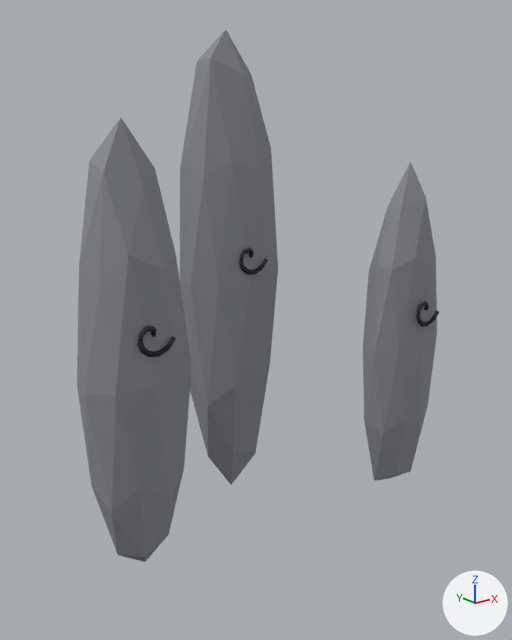
Renders of the glTF model art/models/standing_stones.glb from each side of a commit.
Both versions are drawn from a camera (50 mm lens) standing at (-2.0, -2.31, 1.91) and looking at (-0.05, 0.13, 0.94). Every picture has the same lights, and +X, +Y and +Z are marked at lower right. The first picture is the older version. Vertices at exactly the same position are counted once.

Before the edit, the objects in view are built like this:
```python
me_standing_stones = bpy.data.meshes.new('standing_stones')
me_standing_stones.from_pydata(...)  # 282 vertices, 540 faces; spans x -0.95..0.94, y -0.26..0.57, z -0.07..2.2
# faces by material slot: [240, 300]
me_standing_stones.materials.append(mat_pal_pewter)  # grey #8a8a96
me_standing_stones.materials.append(mat_pal_stone_deep)  # black #22222a
ob_standing_stones = bpy.data.objects.new('standing_stones', me_standing_stones)
ob_standing_stones.location = (0.0, 0.0, 0.0)
```
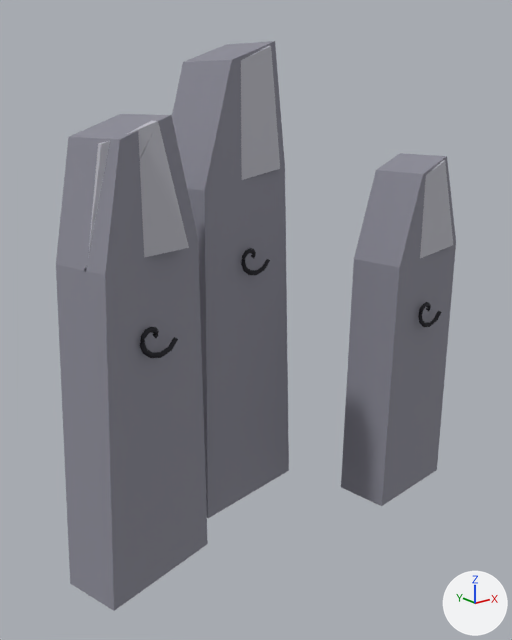
What the commit changed:
Material 'pal_silver' (mat_pal_silver) is new.
Its base color is (0.509, 0.509, 0.565) (light grey #bdbdc6).
Its roughness is 0.85.
me_standing_stones is used by ob_standing_stones; location (0.0, 0.0, 0.0).
me_standing_stones had 282 vertices, 540 faces and spanned x -0.95..0.94, y -0.26..0.57, z -0.07..2.2.
me_standing_stones now has 222 vertices, 408 faces and spans x -1.03..0.97, y -0.27..0.6, z -0.05..2.15.
me_standing_stones part 1: the loose piece of 52 vertices spanning x -0.77..-0.59, y -0.07..-0.04, z 0.95..1.09 is moved by (0.0, -0.02, 0.0).
me_standing_stones part 2: the loose piece of 52 vertices spanning x -0.07..0.11, y 0.22..0.24, z 1.12..1.25 is moved by (0.0, -0.02, 0.0).
me_standing_stones part 3: the loose piece of 52 vertices spanning x 0.63..0.81, y -0.26..-0.24, z 0.84..0.98 is moved by (0.0, -0.01, 0.0).
me_standing_stones part 4: the loose piece of 42 vertices spanning x -0.95..-0.46, y -0.06..0.25, z -0.06..1.84 is rebuilt with 12 vertices and now spans x -1.03..-0.41, y -0.1..0.3, z -0.05..1.85.
me_standing_stones part 5: the loose piece of 42 vertices spanning x -0.25..0.27, y 0.23..0.57, z -0.07..2.2 is rebuilt with 12 vertices and now spans x -0.34..0.32, y 0.2..0.6, z -0.05..2.15.
me_standing_stones part 6: the loose piece of 42 vertices spanning x 0.47..0.94, y -0.24..0.04, z -0.05..1.62 is rebuilt with 12 vertices and now spans x 0.42..0.97, y -0.26..0.06, z -0.05..1.65.
Part 7, on me_standing_stones:
15 vertices are added at x -0.93..0.18, y -0.09..0.57, z 1.31..2.13.
5 new vertices lie (0.02, -0.31, 0.0) away from vertices in x -0.25..0.18, y 0.54..0.57, z 1.53..2.13.
32 new faces join them, mat_pal_silver (light grey #bdbdc6).
Part 8, on me_standing_stones:
10 vertices are added at x 0.51..0.91, y -0.24..0.04, z 1.17..1.63.
16 new faces join them, mat_pal_silver (light grey #bdbdc6).
me_standing_stones gains material mat_pal_silver (light grey #bdbdc6).

Changed parts and their boxes [x1, y1, x2, y2] in the pictures (512 x 640 px; the box of a moved part takes in the faces that stretch with it):
'standing_stones', reshaped (10% wider, 7% taller)
    before: [77, 29, 439, 562]
    after: [56, 41, 456, 611]
part 1 of me_standing_stones, moved or reshaped
    before: [137, 326, 176, 357]
    after: [139, 327, 178, 358]
part 2 of me_standing_stones, moved or reshaped
    before: [239, 248, 268, 275]
    after: [241, 248, 270, 275]
part 3 of me_standing_stones, moved or reshaped
    before: [416, 301, 439, 327]
    after: [418, 302, 442, 327]
part 4 of me_standing_stones, rebuilt (32% wider, 12% taller)
    before: [77, 118, 192, 562]
    after: [56, 114, 208, 611]
part 5 of me_standing_stones, rebuilt
    before: [180, 29, 278, 485]
    after: [172, 41, 289, 518]
part 6 of me_standing_stones, rebuilt (55% wider, 11% taller)
    before: [363, 162, 437, 481]
    after: [341, 153, 456, 506]
part 7 of me_standing_stones, added
    after: [84, 46, 280, 271]
part 8 of me_standing_stones, added
    after: [420, 160, 453, 258]
